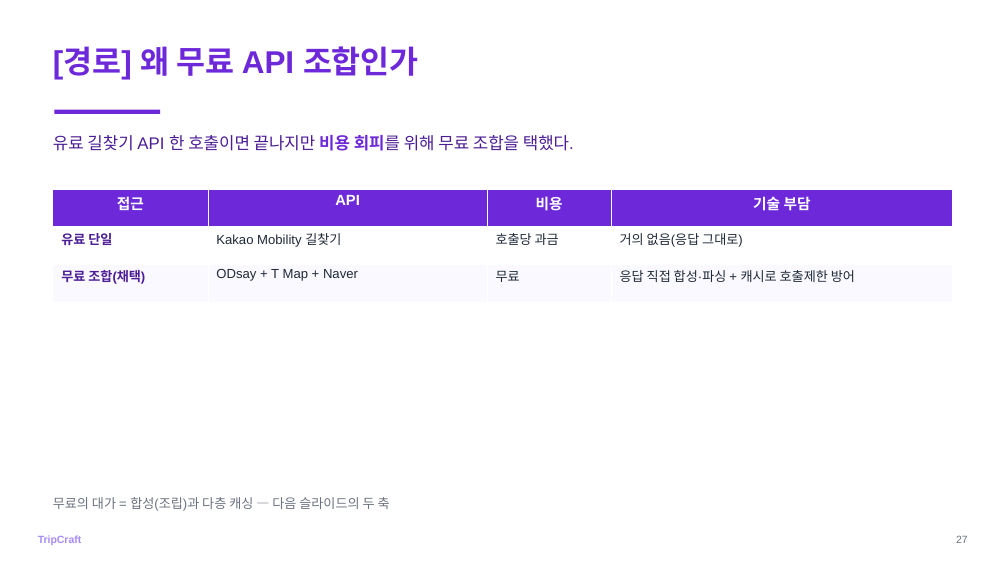
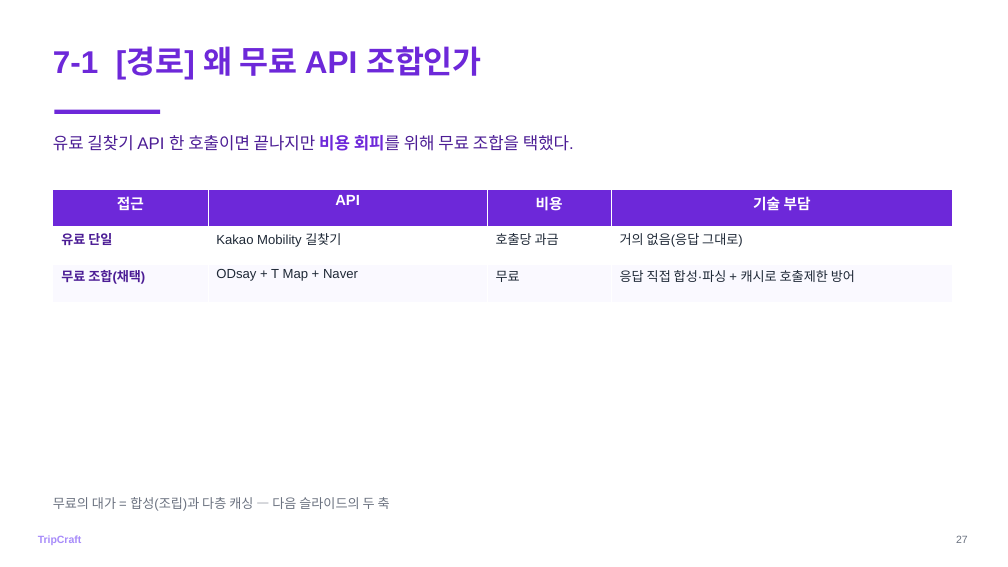
Before and after one commit to DreamingGenie/TripCraft, a slide deck: slide 35 of docs/06_submission/ppt/발표.pptx (slide 34 before the commit). Drawn at 1008x567 pixels with LibreOffice and Linux fonts; fonts in the diff are those of the drawing. Boxes give left, top, right and bottom in pixels: in the first picture for what was removed or moved away, otherwise in the second. Text is boxed around its words. In the diff, an @@ line names an element or a change of style, - is before the commit and + after.

```diff
--- a/docs/06_submission/ppt/발표.pptx
+++ b/docs/06_submission/ppt/발표.pptx
@@ text at box(53, 46, 482, 79): text changed @@
-[경로] 왜 무료 API 조합인가
+7-1 [경로] 왜 무료 API 조합인가
```
Also in this commit, not shown: 40 other slides changed, 9 slides added, 2 other files.
